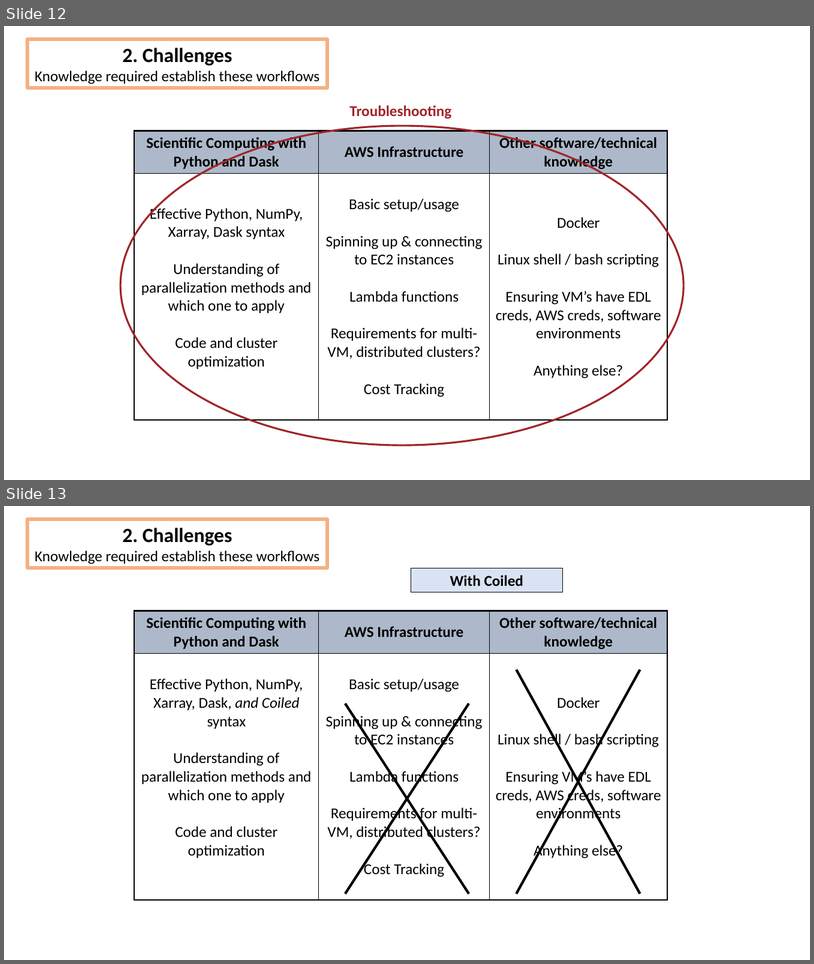
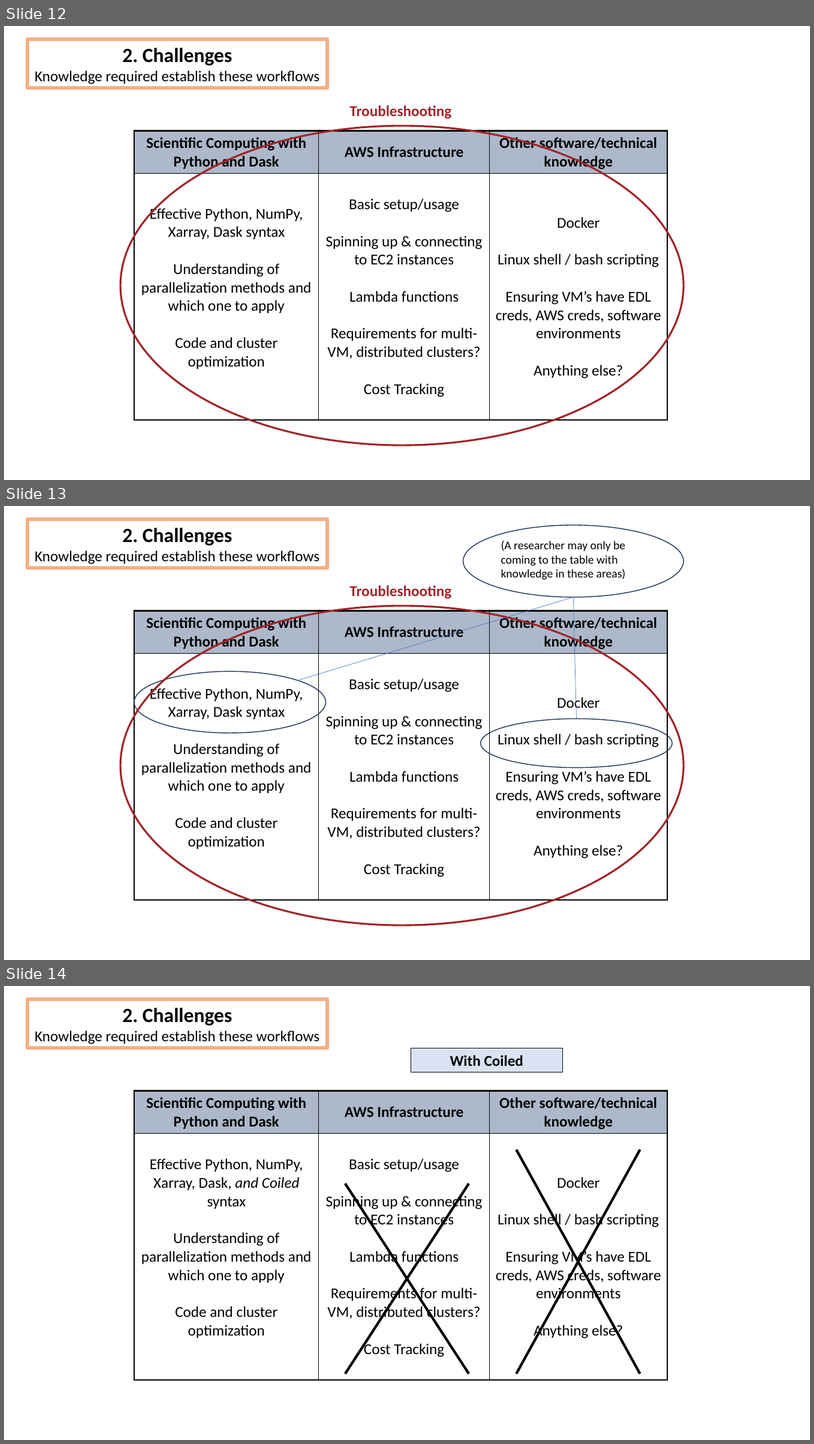
Before and after one commit to DeanHenze/cloud_earthdata, a slide deck: coiled/Coiled_presentation.pptx. Shown one above the other, each under a label of ours: slides 12 and 13 before the commit, slides 12, 13 and 14 after it. The pictures are 814x964 and 814x1444 pixels, drawn with LibreOffice and Linux fonts; fonts in the diff are those of the drawing. Boxes give left, top, right and bottom in pixels: in the first picture for what was removed or moved away, otherwise in the second. Text is boxed around its words. In the diff, an @@ line names an element or a change of style, - is before the commit and + after.

```diff
--- a/coiled/Coiled_presentation.pptx
+++ b/coiled/Coiled_presentation.pptx
@@ slide 13 added at (4,506,810,960), background #FFFFFF @@
@@ rectangle added at (27,519,327,568), outline #F4B183 4.5 pt, 18 pt, text #000000 @@
+2. Challenges
+Knowledge required establish these workflows
@@ ellipse added at (464,525,684,597), outline #1E3256 1 pt @@
@@ text added at (501,541,626,580), 14 pt, text #000000 @@
+(A researcher may only be coming to the table with knowledge in these areas)
@@ text added at (350,585,452,599), 18 pt, text #A12429, bold @@
+Troubleshooting
@@ ellipse added at (121,606,684,925), outline #A12429 2.25 pt @@
@@ table added at (134,610,668,899), 2 rows, 3 columns @@
+Scientific Computing with Python and Dask | AWS Infrastructure | Other software/technical knowledge
+Effective Python, NumPy, Xarray, Dask syntax / Understanding of parallelization methods and which one to apply / Code and cluster optimization | Basic setup/usage / Spinning up & connecting to EC2 instances / Lambda functions / Requirements for multi-VM, distributed clusters? / Cost Tracking | Docker / Linux shell / bash scripting / Ensuring VM’s have EDL creds, AWS creds, software environments / Anything else?
@@ line added from (298, 680) to (574, 597), #4472C4 0.5 pt @@
@@ line added from (577, 718) to (574, 597), #4472C4 0.5 pt @@
@@ ellipse added at (134,671,326,733), outline #1E3256 1 pt @@
@@ ellipse added at (481,718,672,768), outline #1E3256 1 pt @@
@@ what was slide 13 is now slide 14 @@
```
Also in this commit, not shown: 5 slides changed, 3 other files.
